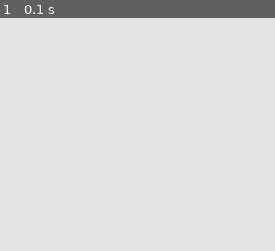
Above: before the commit, frame 1.
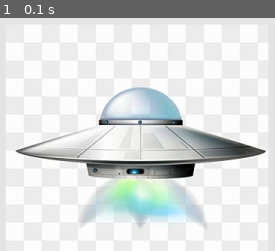
Above: after the commit, the same moment.

Repository: stapak/python-game
Game: pygame game, started from Alien Invasion.py
The game is run twice, just before and just after one commit, with the same random seed, the same clock (stepped at 60 frames per second) and the same inputs.
Inputs:
- Up to frame 1 (0.1 s): no input

The runs differ from the first frame. In frame 1, 37% of the frame differs, in the area x 2-98%, y 3-100%.

Commit message:
Fixed some errors in the ship.py and added ship's program to the Alien invasion.py file

Diff:
--- a/Alien Invasion.py
+++ b/Alien Invasion.py
@@ -1,7 +1,8 @@
 import sys
 import pygame
+from setting import Setting
+from ship import Ship
 
-from setting import Setting
 
 def run_game():
 
@@ -11,6 +12,10 @@
     ai_setting=Setting()
     screen=pygame.display.set_mode((ai_setting.screen_width,ai_setting.screen_height))
     pygame.display.set_caption("Alien Invasion")
+
+    ship=Ship(screen)
+
+
     # Start the main loop for the game.
 
     while True:
@@ -21,7 +26,7 @@
 
         # Redraw the screen during each pass through the loop
         screen.fill(ai_setting.bg_color)
-
+        ship.blitme()
         # Make the most recently drawn screen visible
         pygame.display.flip()
 
--- a/ship.py
+++ b/ship.py
@@ -1,9 +1,9 @@
 import pygame
 
-class ship():
-    def __init__(self):
+class Ship():
+    def __init__(self,screen):
         """ Initialize the ship and set its starting position."""
-        self.screen =screen
+        self.screen=screen
 
         # Load the ship image and get its rect.
 
@@ -12,7 +12,7 @@
         self.screen_rect = screen.get_rect()
 
         # Start each new ship at the bottom center of the screen.
-        self.rect.centerx = self.screen_rect.centrex
+        self.rect.centerx = self.screen_rect.centerx
         self.rect.bottom = self.screen_rect.bottom
 
     def blitme(self):
